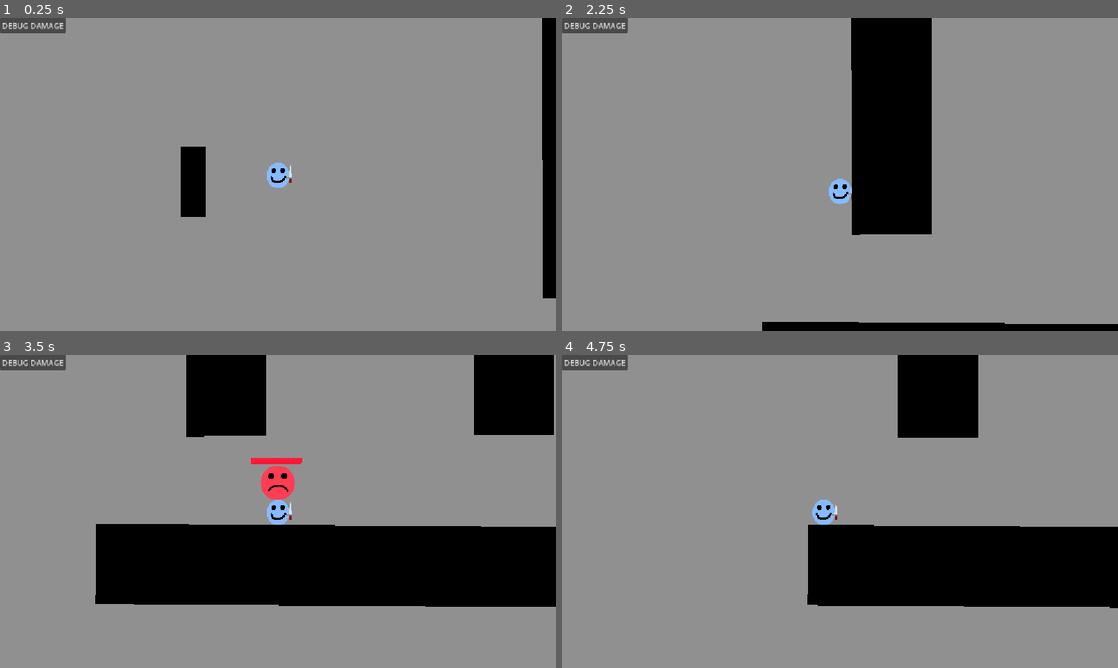
Above: before the commit, frames 1-4 (two rows, left to right).
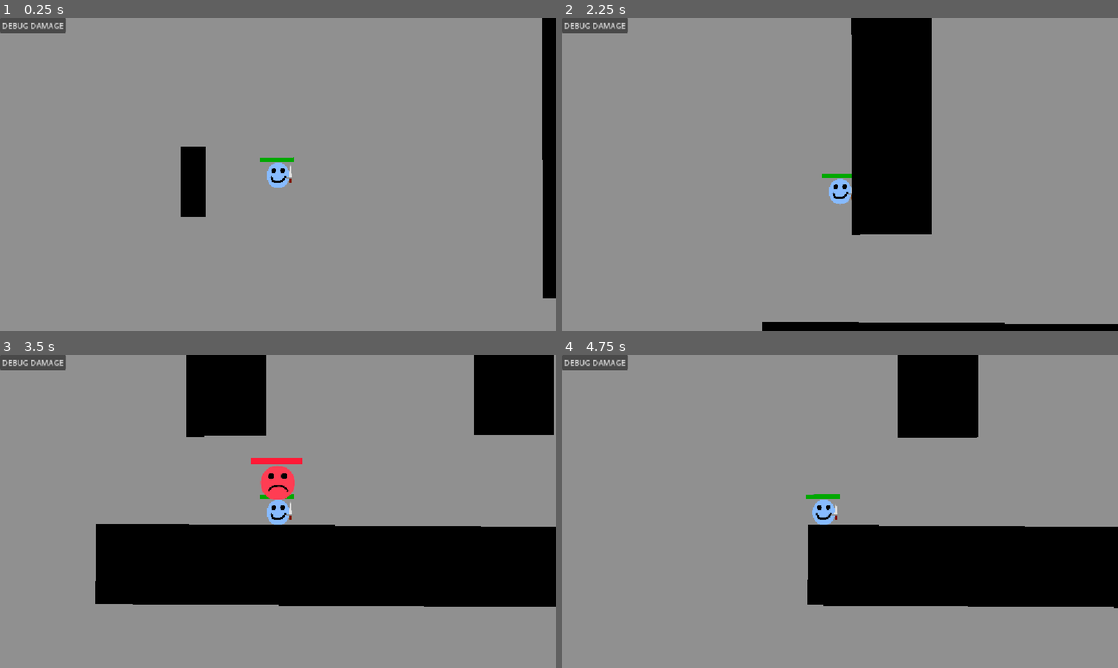
Above: after the commit, the same moments.

Repository: timothytse13/HvP
Game: Godot game, scene res://scene/main.tscn
Same seed, same stepped clock (60 frames per second), same inputs: the game is played once before the commit and once after it.
Inputs (mouse positions are in pixels of both pictures, inside the frame that each line leads up to):
- Up to frame 1 (0.25 s): no input
- Up to frame 2 (2.25 s): click "DEBUG DAMAGE" at 0.5 s; tap Enter at 1.25 s; move the mouse to (962, 158) at 1.27 s; hold D (right) 1.28-2.03 s; tap Space (confirm) at 1.35 s; move the mouse to (728, 190) at 2.02 s; hold S (down) from 2.03 s (still down); click (728, 190) at 2.1 s
- Up to frame 3 (3.5 s): tap Space (confirm) at 2.3, 2.85 s; move the mouse to (333, 442) at 2.77 s; release S (down) at 2.78 s; hold D (right) from 2.78 s (still down)
- Up to frame 4 (4.75 s): move the mouse to (812, 574) at 3.52 s; release D (right) at 3.53 s; hold W (up) 3.53-4.28 s; tap Space (confirm) at 3.6, 4.25, 4.55 s; move the mouse to (1006, 558) at 4.27 s; press the mouse at (1006, 558) at 4.28 s; hold A (left) from 4.28 s (still down)

The runs differ from the first frame. In frame 1, less than 0.1% of the frame differs, in the area x 46-53%, y 44-46%; in frame 2, less than 0.1%; in frame 3, less than 0.1%; in frame 4, 0.1%, in the area x 43-100%, y 26-81%.

Commit message:
adjusted movement, added player health and damage taken

Diff:
--- a/scene/enemy.tscn
+++ b/scene/enemy.tscn
@@ -12,7 +12,7 @@
 height = 24.0
 
 [sub_resource type="StyleBoxFlat" id="StyleBoxFlat_f87vc"]
-bg_color = Color(0.2232663, 0.30950043, 0.51650226, 0.5176471)
+bg_color = Color(0.22352941, 0.30980393, 0.5176471, 0.5176471)
 
 [sub_resource type="StyleBoxFlat" id="StyleBoxFlat_8u16h"]
 bg_color = Color(1, 0.09803922, 0.21176471, 1)
--- a/scene/main.gd
+++ b/scene/main.gd
@@ -46,3 +46,8 @@
 	enemy_spawned = false
 	current_enemy = null
 	$Timer/EnemySpawn.start()
+
+
+
+func _on_player_died() -> void:
+	get_tree().change_scene_to_file("res://scene/Title.tscn")
--- a/scene/main.tscn
+++ b/scene/main.tscn
@@ -172,5 +172,6 @@
 text = "DEBUG DAMAGE
 "
 
+[connection signal="died" from="Objects/Player" to="." method="_on_player_died"]
 [connection signal="timeout" from="Timer/EnemySpawn" to="." method="_on_enemy_spawn_timeout"]
 [connection signal="pressed" from="CanvasLayer/Button" to="." method="_on_button_pressed"]
--- a/scene/player.gd
+++ b/scene/player.gd
@@ -1,10 +1,16 @@
 extends CharacterBody2D
+
+signal died
 
 
 const SPEED = 300.0
 #const JUMP_VELOCITY = -400.0
 
 var facing_direction: Vector2 = Vector2.DOWN
+
+var max_health: int = 200
+var health: int = max_health
+
 
 
 func _physics_process(delta: float) -> void:
@@ -27,3 +33,12 @@
 	if event.is_action_pressed("attack"):
 		attack()
 		print("Executed attack")
+
+func take_damage(amount: int) -> void:
+	health = health - amount
+	$PlayerHealthBar.value = health
+	if health <= 0:
+		die()
+
+func die() -> void:
+	died.emit()
--- a/scene/player.tscn
+++ b/scene/player.tscn
@@ -11,7 +11,14 @@
 [sub_resource type="RectangleShape2D" id="RectangleShape2D_fvtld"]
 size = Vector2(24.25, 13)
 
+[sub_resource type="StyleBoxFlat" id="StyleBoxFlat_fvtld"]
+bg_color = Color(0.22352941, 0.30980393, 0.5176471, 0.5176471)
+
+[sub_resource type="StyleBoxFlat" id="StyleBoxFlat_ct4mp"]
+bg_color = Color(0, 0.65882355, 0, 1)
+
 [node name="Player" type="CharacterBody2D" unique_id=806310312]
+motion_mode = 1
 script = ExtResource("1_hjaqi")
 
 [node name="Sprite2D" type="Sprite2D" parent="." unique_id=2121710192]
@@ -39,3 +46,16 @@
 [node name="CollisionShape2D" type="CollisionShape2D" parent="AttackArea" unique_id=600993877]
 position = Vector2(20, 1)
 shape = SubResource("RectangleShape2D_fvtld")
+
+[node name="PlayerHealthBar" type="ProgressBar" parent="." unique_id=826723732]
+offset_left = 16.66794
+offset_top = -12.125904
+offset_right = 51.336136
+offset_bottom = -8.095254
+rotation = -3.145698
+theme_override_colors/font_color = Color(0.8869757, 0.97586745, 0.9196592, 1)
+theme_override_styles/background = SubResource("StyleBoxFlat_fvtld")
+theme_override_styles/fill = SubResource("StyleBoxFlat_ct4mp")
+value = 100.0
+fill_mode = 1
+show_percentage = false
